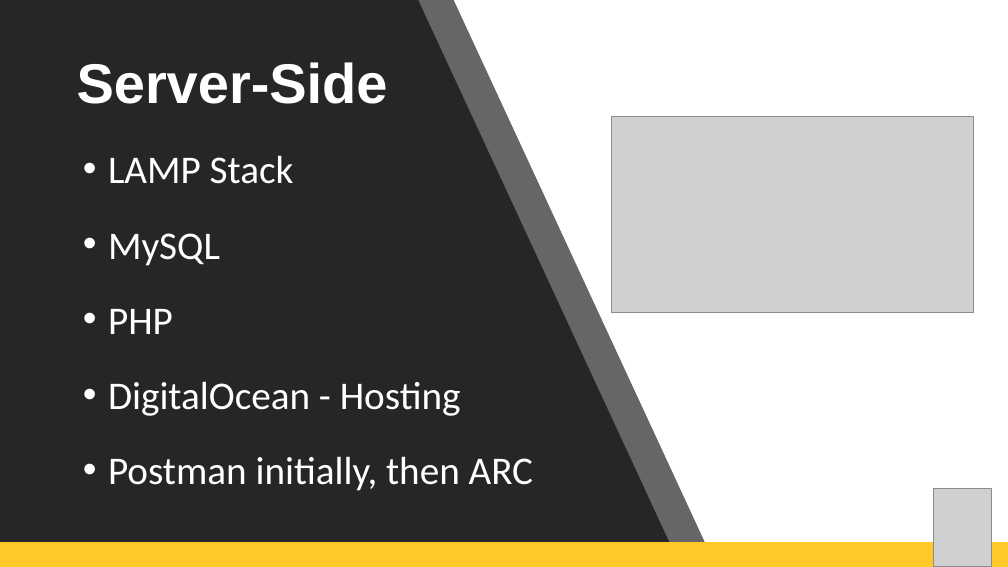
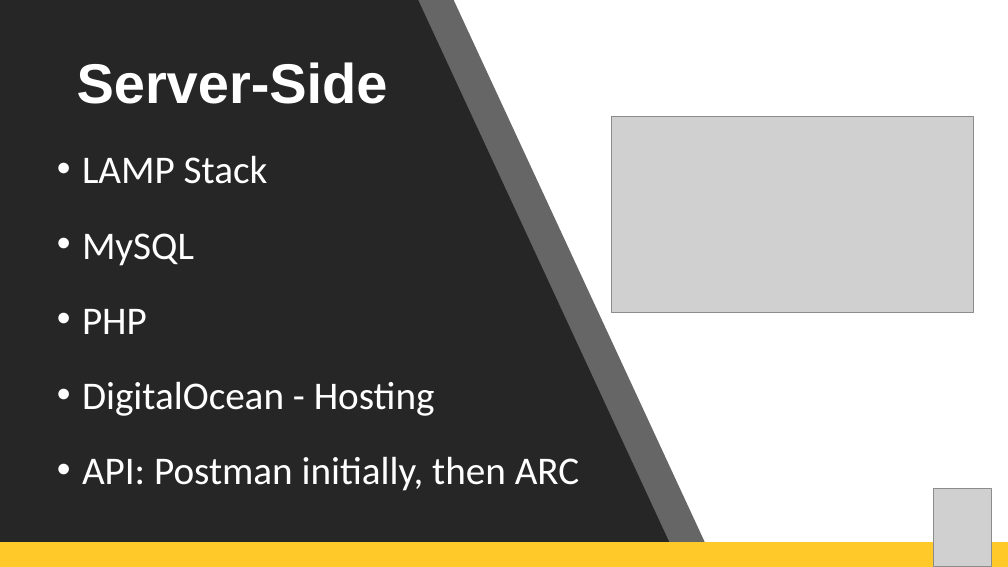
Before and after one commit to bmasondavis/Small-Project-COP4331, a slide deck: slide 3 of UCF Contact Manager-Final.pptx. Drawn at 1008x567 pixels with LibreOffice and Linux fonts; fonts in the diff are those of the drawing; grey boxes stand for pictures. Boxes give left, top, right and bottom in pixels: in the first picture for what was removed or moved away, otherwise in the second. Text is boxed around its words. In the diff, an @@ line names an element or a change of style, - is before the commit and + after.

Commit message:
Updated PPT

```diff
--- a/UCF Contact Manager-Final.pptx
+++ b/UCF Contact Manager-Final.pptx
@@ text "LAMP Stack" moved from (x1=108, y1=155, x2=533, y2=491) to (x1=82, y1=155, x2=579, y2=491) @@
@@ text at (x1=82, y1=456, x2=579, y2=491): text changed @@
-• Postman initially, then ARC
+• API: Postman initially, then ARC
```
Also in this commit, not shown: 1 other slide changed.
